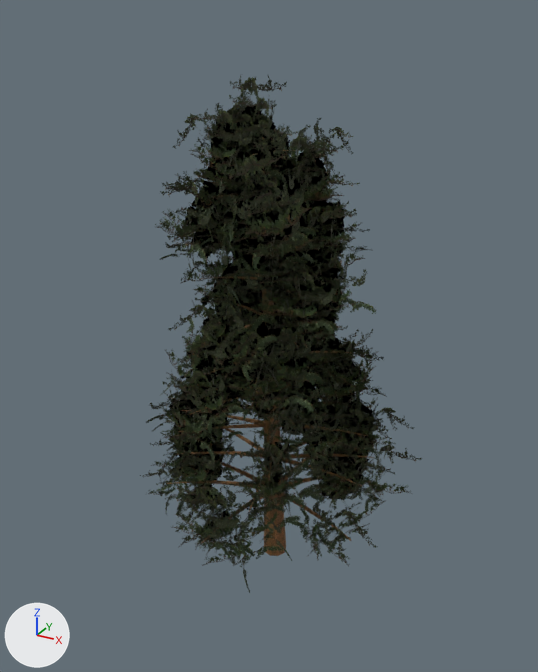
An edit to the glTF model godot/trenchdot/nature/trees/pine.glb, drawn before and after from the same camera.
The view is the same before and after, from a camera (50 mm lens) standing at (6.36, -11.86, 11.12) and looking at (-0.2, 0.05, 5.17). Lighting does not change. The marker at lower left points along +X, +Y and +Z. The first picture is the older version. Vertices at exactly the same position are counted once.

The scene before the commit, as lines of its bpy script (objects in view):
```python
me_pine_canopy = bpy.data.meshes.new('pine_canopy')
me_pine_canopy.from_pydata(...)  # 1600 vertices, 800 faces; spans x -3.23..2.7, y -2.8..3.31, z 0.15..10.06
me_pine_canopy.materials.append(mat_leaf_juniper)
me_pine_trunk = bpy.data.meshes.new('pine_trunk')
me_pine_trunk.from_pydata(...)  # 2281 vertices, 4024 faces; spans x -2.36..2.1, y -2.26..2.27, z -0.01..9.0
me_pine_trunk.materials.append(mat_bark_tree)
ob_pine_canopy = bpy.data.objects.new('pine_canopy', me_pine_canopy)
ob_pine_canopy.location = (0.0, 0.0, 0.0)
ob_pine_trunk = bpy.data.objects.new('pine_trunk', me_pine_trunk)
ob_pine_trunk.location = (0.0, 0.0, 0.0)
```
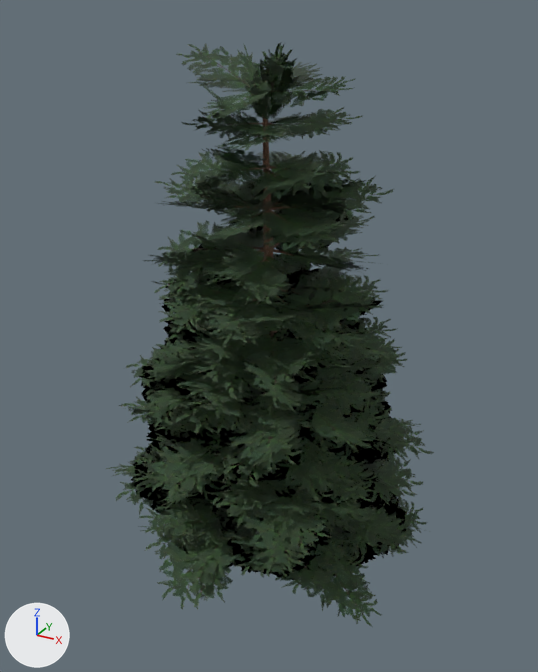
Patch to the scene script:
```diff
--- a/godot/trenchdot/nature/trees/pine.glb.py
+++ b/godot/trenchdot/nature/trees/pine.glb.py
@@ img_bark_pine_albedo_jpg @@
+img_bark_pine_albedo_jpg = load_image('bark_pine_albedo.jpg', '../textures/bark_pine_albedo.jpg', 1024, 1024, 'sRGB')
@@ img_leaf_pine_png @@
+img_leaf_pine_png = load_image('leaf_pine.png', '../textures/leaf_pine.png', 1024, 1024, 'sRGB')
@@ mat_bark_pine @@
+mat_bark_pine = principled_material('bark_pine')
+mat_bark_pine.texture = img_bark_pine_albedo_jpg
+mat_bark_pine.roughness = 0.92
@@ mat_leaf_pine @@
+mat_leaf_pine = bpy.data.materials.new('leaf_pine')
+# uses the picture img_leaf_pine_png
@@ me_pine_trunk @@
 # used by ob_pine_trunk; location = (0.0, 0.0, 0.0)
-me_pine_trunk.from_pydata(...)  # 2281 vertices, 4024 faces; spans x -2.36..2.1, y -2.26..2.27, z -0.01..9.0
-me_pine_trunk.materials.append(mat_bark_tree)
+me_pine_trunk.from_pydata(...)  # 2579 vertices, 4093 faces; spans x -2.44..2.11, y -2.22..2.23, z -0.3..9.91
+# me_pine_trunk part 1: the loose piece of 73 vertices spanning x -0.44..0.25, y -0.25..0.27, z -0.01..9.0 is rebuilt with 172 vertices and now spans x -0.34..0.28, y -0.34..0.35, z -0.3..9.91, in mat_bark_pine (picture img_bark_pine_albedo_jpg)
+# me_pine_trunk part 2: 41 loose pieces with 1886 vertices, spanning x -2.36..2.04, y -2.02..2.27, z 1.56..8.8, are deleted
+# me_pine_trunk part 3: 322 vertices removed from x -2.06..2.1, y -2.26..1.89, z 1.53..5.61; 2407 vertices added at x -2.44..2.11, y -2.22..2.23, z 1.31..9.9
+me_pine_trunk.materials.append(mat_bark_pine)  # picture img_bark_pine_albedo_jpg
@@ me_pine_leaves @@
+me_pine_leaves.from_pydata(...)  # 3828 vertices, 1914 faces; spans x -4.08..3.61, y -3.55..3.68, z 0.55..10.75
+me_pine_leaves.materials.append(mat_leaf_pine)
@@ ob_pine_canopy @@
-ob_pine_canopy = bpy.data.objects.new('pine_canopy', me_pine_canopy)
-ob_pine_canopy.location = (0.0, 0.0, 0.0)
@@ ob_pine_leaves @@
+ob_pine_leaves = bpy.data.objects.new('pine_leaves', me_pine_leaves)
+ob_pine_leaves.location = (0.0, 0.0, 0.0)
```

Boxes [x1, y1, x2, y2] around the edits, measured in the pictures (538 x 672 px):
'pine_leaves', added
    after: [106, 43, 434, 627]
'pine_canopy', deleted
    before: [140, 76, 422, 593]
'pine_trunk', reshaped (mostly hidden afterwards)
    before: [167, 142, 374, 556]
    after: [222, 101, 315, 377]
part 1 of me_pine_trunk, rebuilt
    before: [258, 142, 286, 556]
    after: [262, 101, 277, 346]
part 2 of me_pine_trunk, deleted
    before: [175, 150, 366, 512]
part 3 of me_pine_trunk, reshaped
    before: [167, 342, 374, 543]
    after: [222, 121, 315, 377]
